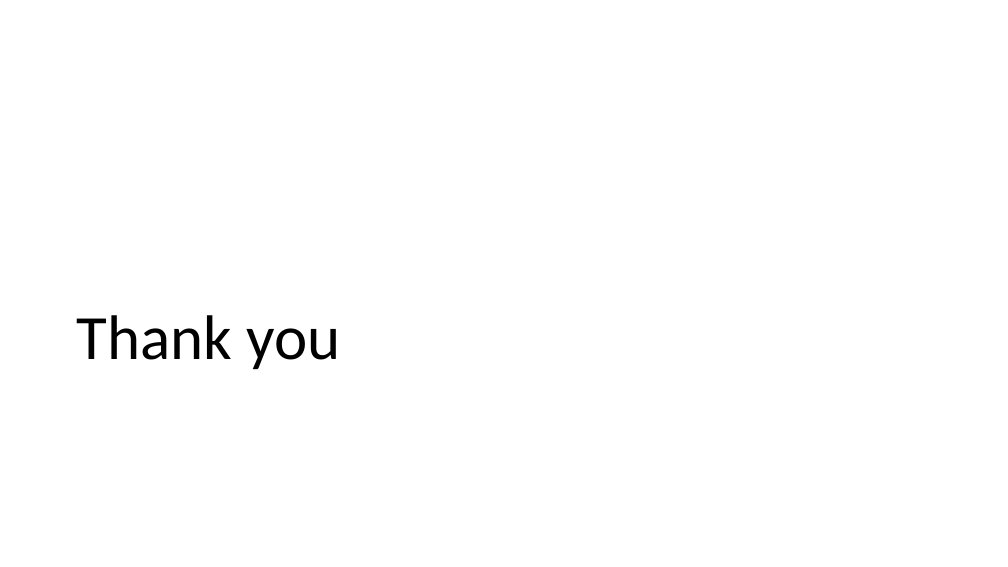
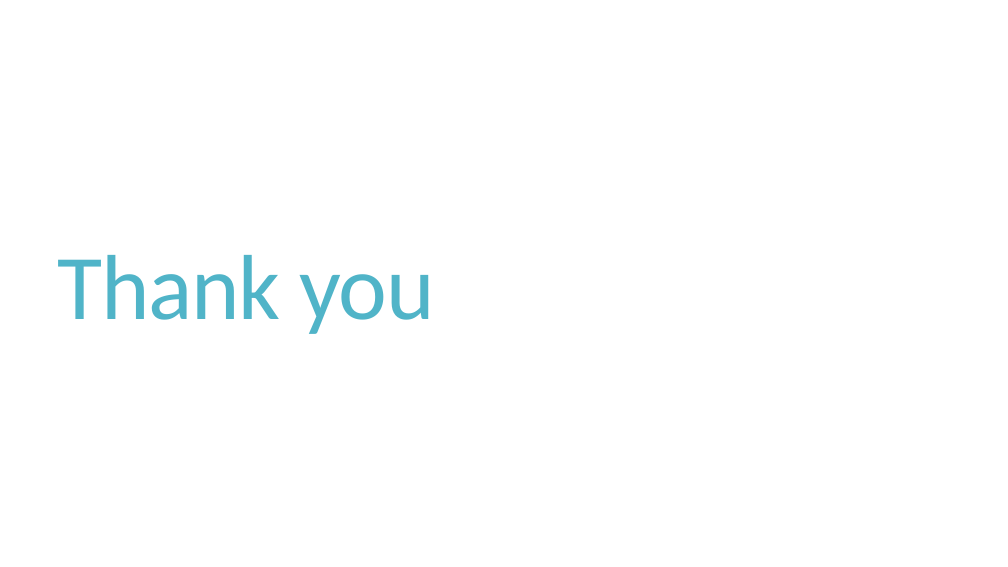
Before and after one commit to dashappgeo/geowebapp, a slide deck: slide 10 of L06_IntroductionToWebMappingWIthLeaflet.pptx (slide 8 before the commit). Drawn at 1008x567 pixels with LibreOffice and Linux fonts; fonts in the diff are those of the drawing. Boxes give left, top, right and bottom in pixels: in the first picture for what was removed or moved away, otherwise in the second. Text is boxed around its words. In the diff, an @@ line names an element or a change of style, - is before the commit and + after.

```diff
--- a/L06_IntroductionToWebMappingWIthLeaflet.pptx
+++ b/L06_IntroductionToWebMappingWIthLeaflet.pptx
@@ title "Thank you": place and size @@
-title "Thank you" at (76, 315, 340, 369)
+title "Thank you" at (57, 255, 434, 334)
@@ title "Thank you" at (57, 255, 434, 334): size 60 to 88 pt, text colour #000000 to #50B4C8, letter spacing 0 to -1.2 pt; line spacing 0.9 to 0.8 @@
```
Also in this commit, not shown: 7 other slides changed, 2 slides added, 4 other files.
